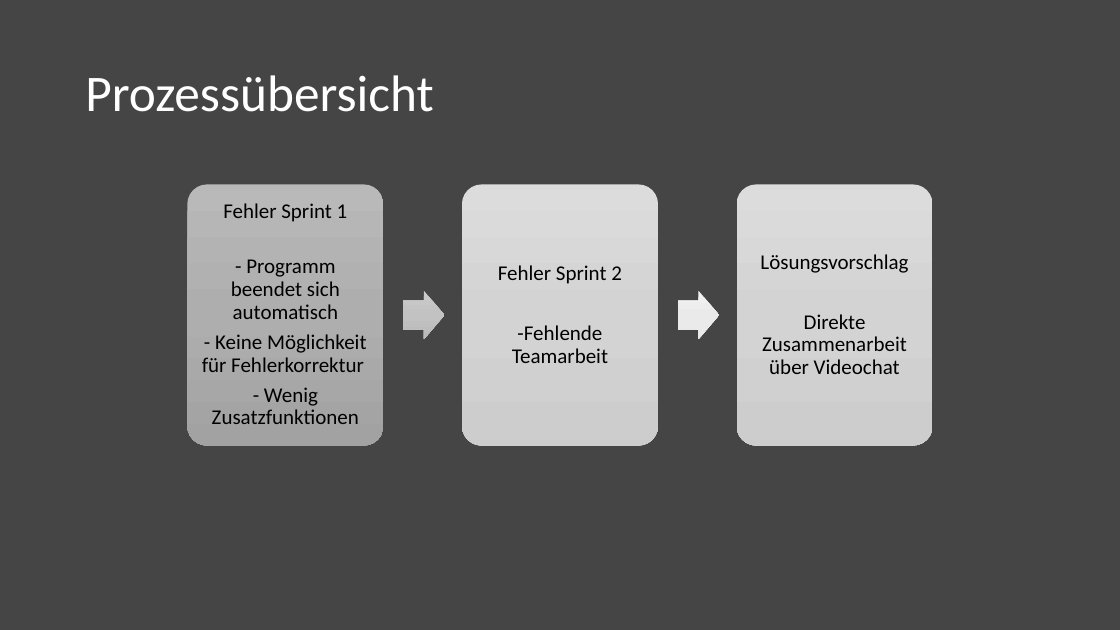
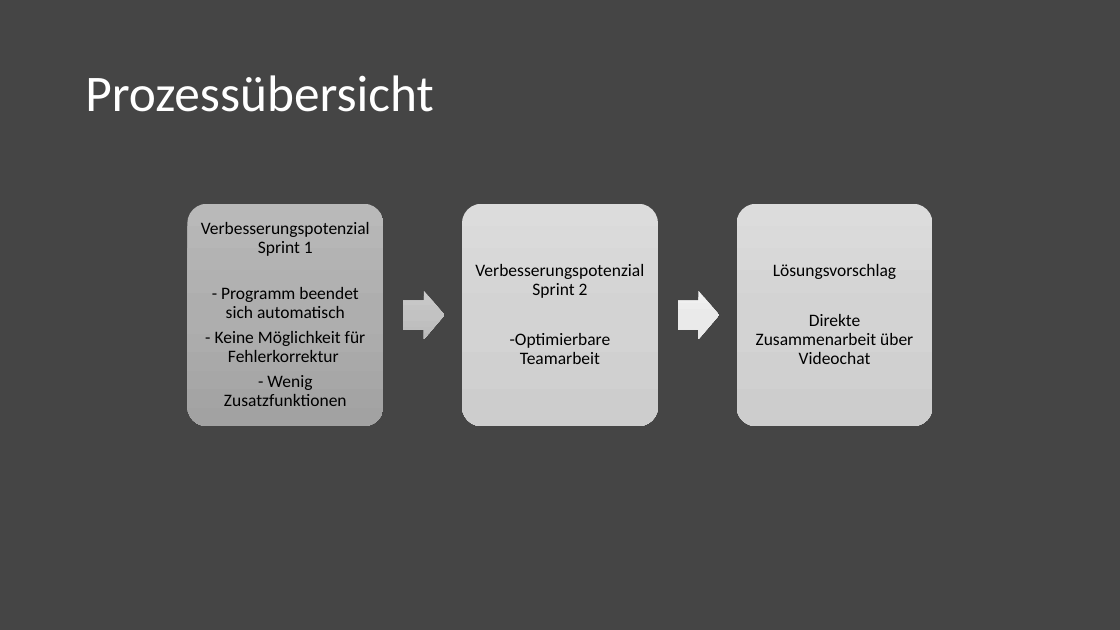
Before and after one commit to maxeuken/HSP-Sprint-1, a slide deck: slide 4 of Zahnraddimensionierungsprogramm.GruppeJ/PowerPoint Präsentation Sprint 2/Sprint 2.pptx. Drawn at 1120x630 pixels with LibreOffice and Linux fonts; fonts in the diff are those of the drawing. Boxes give left, top, right and bottom in pixels: in the first picture for what was removed or moved away, otherwise in the second. Text is boxed around its words. In the diff, an @@ line names an element or a change of style, - is before the commit and + after.

```diff
--- a/Zahnraddimensionierungsprogramm.GruppeJ/PowerPoint Präsentation Sprint 2/Sprint 2.pptx
+++ b/Zahnraddimensionierungsprogramm.GruppeJ/PowerPoint Präsentation Sprint 2/Sprint 2.pptx
@@ rounded rectangle: place and size @@
-rounded rectangle at [187,185,384,446]
+rounded rectangle at [187,204,384,427]
@@ text "Verbesserungspotenzial Sprint 1": place and size @@
-text "Verbesserungspotenzial Sprint 1" at [202,203,366,424]
+text "Verbesserungspotenzial Sprint 1" at [201,222,370,406]
@@ rounded rectangle: place and size @@
-rounded rectangle at [462,185,659,446]
+rounded rectangle at [462,204,659,427]
@@ rounded rectangle: place and size @@
-rounded rectangle at [737,185,933,446]
+rounded rectangle at [737,204,933,427]
@@ text "Lösungsvorschlag": place and size @@
-text "Lösungsvorschlag" at [760,254,908,374]
+text "Lösungsvorschlag" at [756,264,913,364]
@@ text "Lösungsvorschlag" at [756,264,913,364]: size 18 to 15 pt; less space between paragraphs @@
@@ text at [201,222,370,256]: text changed; size 18 to 15 pt @@
-Fehler Sprint 1
+Verbesserungspotenzial Sprint 1
@@ text at [475,264,644,364]: text changed; size 18 to 15 pt @@
-Fehler Sprint 2
--Fehlende Teamarbeit
+Verbesserungspotenzial Sprint 2
+-Optimierbare Teamarbeit
@@ text at [215,287,366,406]: size 18 to 15 pt in "- Programm beendet sich automatisch", "- Keine Möglichkeit für Fehlerkorrektur", "- Wenig Zusatzfunktionen"; less space between paragraphs @@
```
Also in this commit, not shown: 1 other slide changed, 1 other file.
